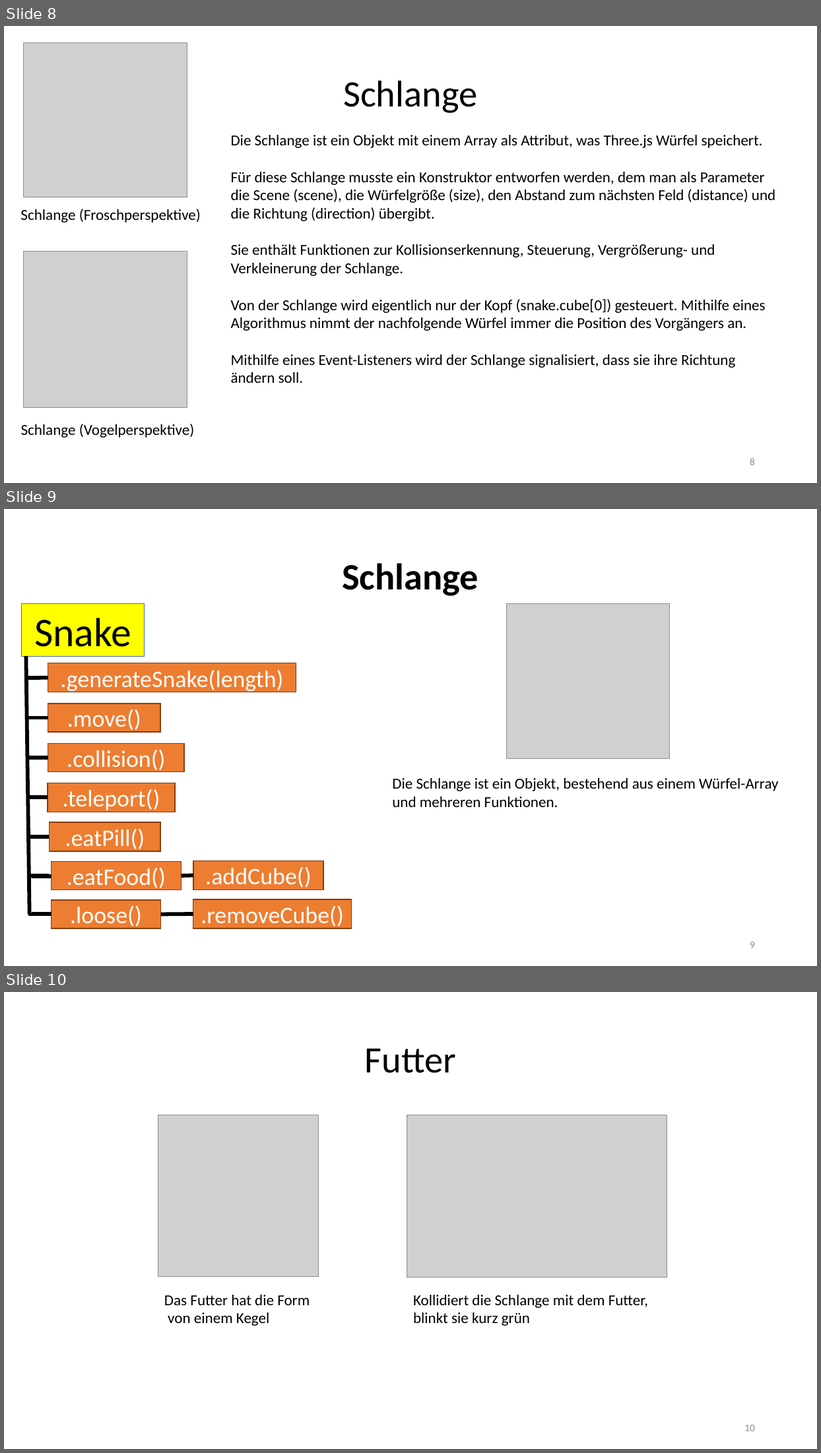
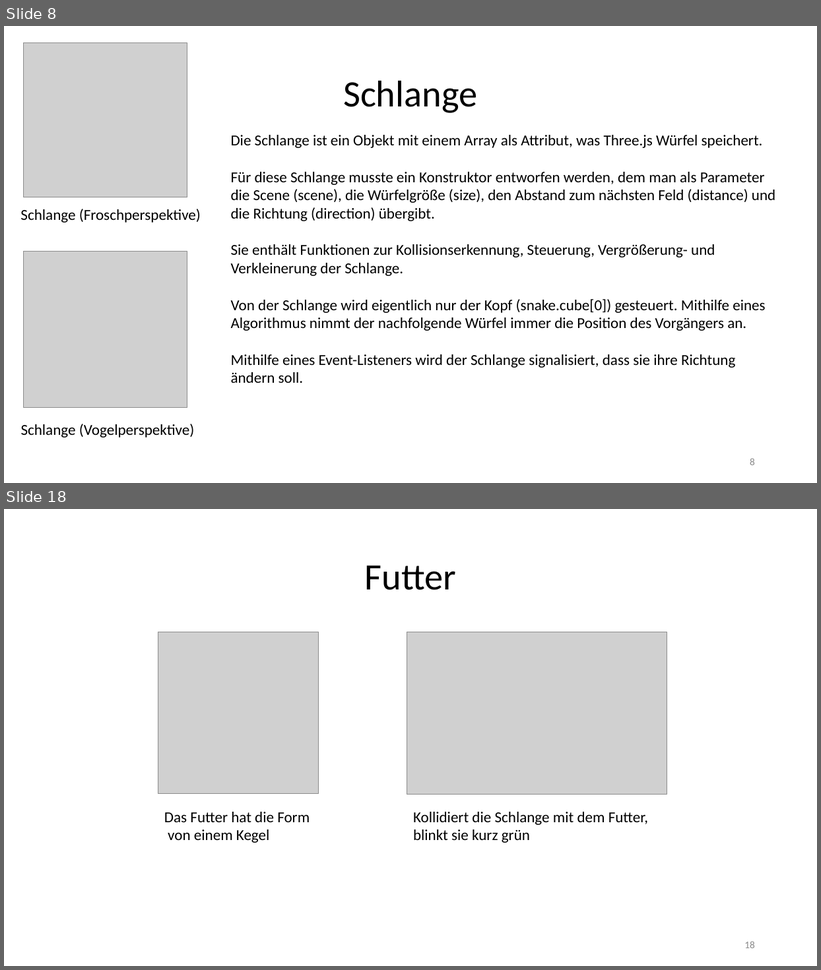
Before and after one commit to RamoramaInteractive/GDV-Projekt, a slide deck: FinalePräsentation.pptx. Shown one above the other, each under a label of ours: slides 8, 9 and 10 before the commit, slides 8 and 18 after it; the slides between them are not shown. The pictures are 821x1453 and 821x970 pixels, drawn with LibreOffice and Linux fonts; fonts in the diff are those of the drawing; grey boxes stand for pictures. Boxes give left, top, right and bottom in pixels: in the first picture for what was removed or moved away, otherwise in the second. Text is boxed around its words. In the diff, an @@ line names an element or a change of style, - is before the commit and + after.

```diff
--- a/FinalePräsentation.pptx
+++ b/FinalePräsentation.pptx
@@ slide 9 removed at <box>4,509,817,966</box>, background #FFFFFF @@
@@ title removed at <box>342,563,479,596</box> @@
-Schlange
@@ rectangle removed at <box>22,603,145,657</box> @@
-Snake
@@ picture removed at <box>507,603,670,758</box> @@
@@ line removed from (26, 656) to (30, 915) @@
@@ rectangle removed at <box>48,663,296,692</box> @@
-.generateSnake(length)
@@ line removed from (28, 678) to (48, 678) @@
@@ rectangle removed at <box>48,704,160,732</box> @@
-.move()
@@ line removed from (27, 718) to (48, 718) @@
@@ rectangle removed at <box>48,744,184,772</box> @@
-.collision()
@@ line removed from (28, 758) to (48, 758) @@
@@ rectangle removed at <box>48,784,175,813</box> @@
-.teleport()
@@ text removed at <box>392,778,778,807</box> @@
-Die Schlange ist ein Objekt, bestehend aus einem Würfel-Array
-und mehreren Funktionen.
@@ line removed from (28, 797) to (48, 797) @@
@@ rectangle removed at <box>50,823,161,852</box> @@
-.eatPill()
@@ line removed from (29, 837) to (49, 837) @@
@@ rectangle removed at <box>51,861,182,890</box> @@
-.eatFood()
@@ rectangle removed at <box>193,861,323,890</box> @@
-.addCube()
@@ line removed from (29, 876) to (48, 876) @@
@@ line removed from (32, 877) to (52, 877) @@
@@ line removed from (182, 876) to (193, 875) @@
@@ rectangle removed at <box>51,900,161,929</box> @@
-.loose()
@@ rectangle removed at <box>193,900,351,929</box> @@
-.removeCube()
@@ line removed from (28, 915) to (48, 915) @@
@@ line removed from (32, 914) to (52, 914) @@
@@ line removed from (161, 915) to (193, 915) @@
@@ page number removed at <box>750,942,755,949</box> @@
-9
@@ what was slide 10 is now slide 18 @@
@@ page number at <box>745,941,755,949</box>: text changed @@
-10
+18
```
Also in this commit, not shown: 9 slides added.
